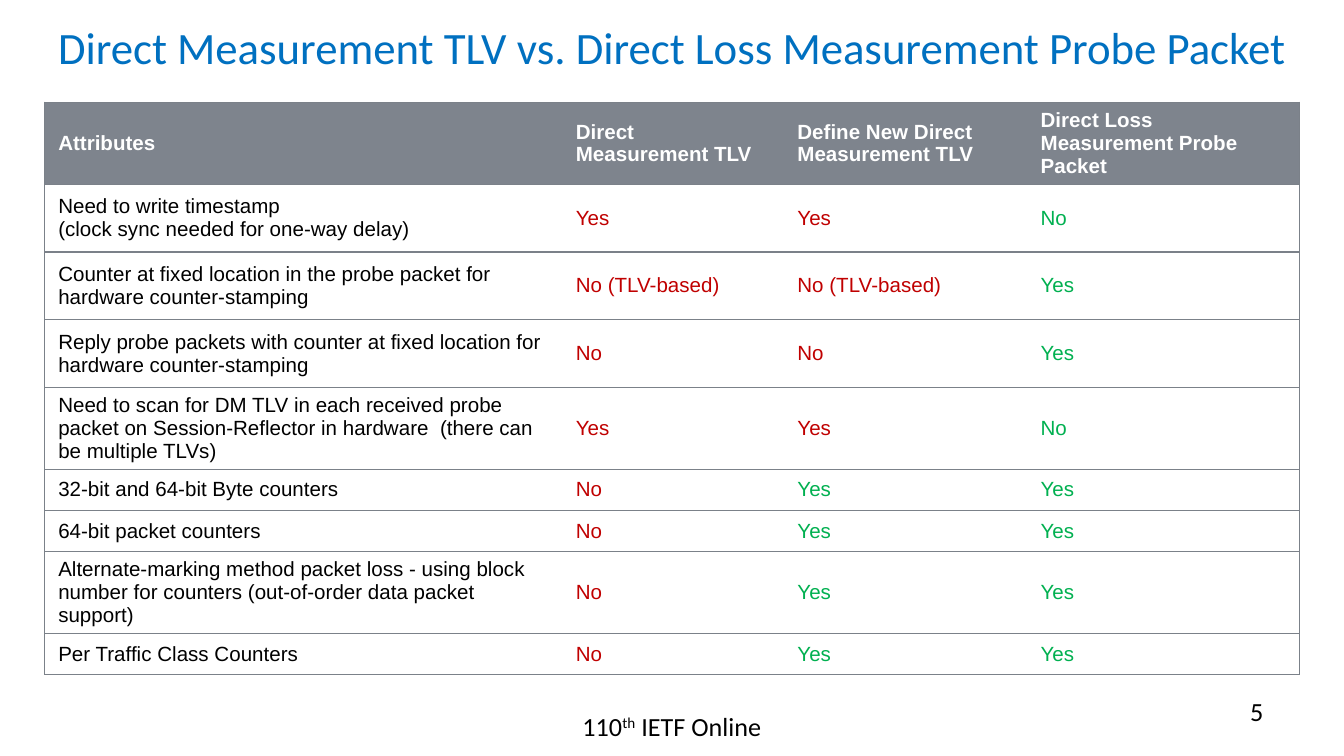
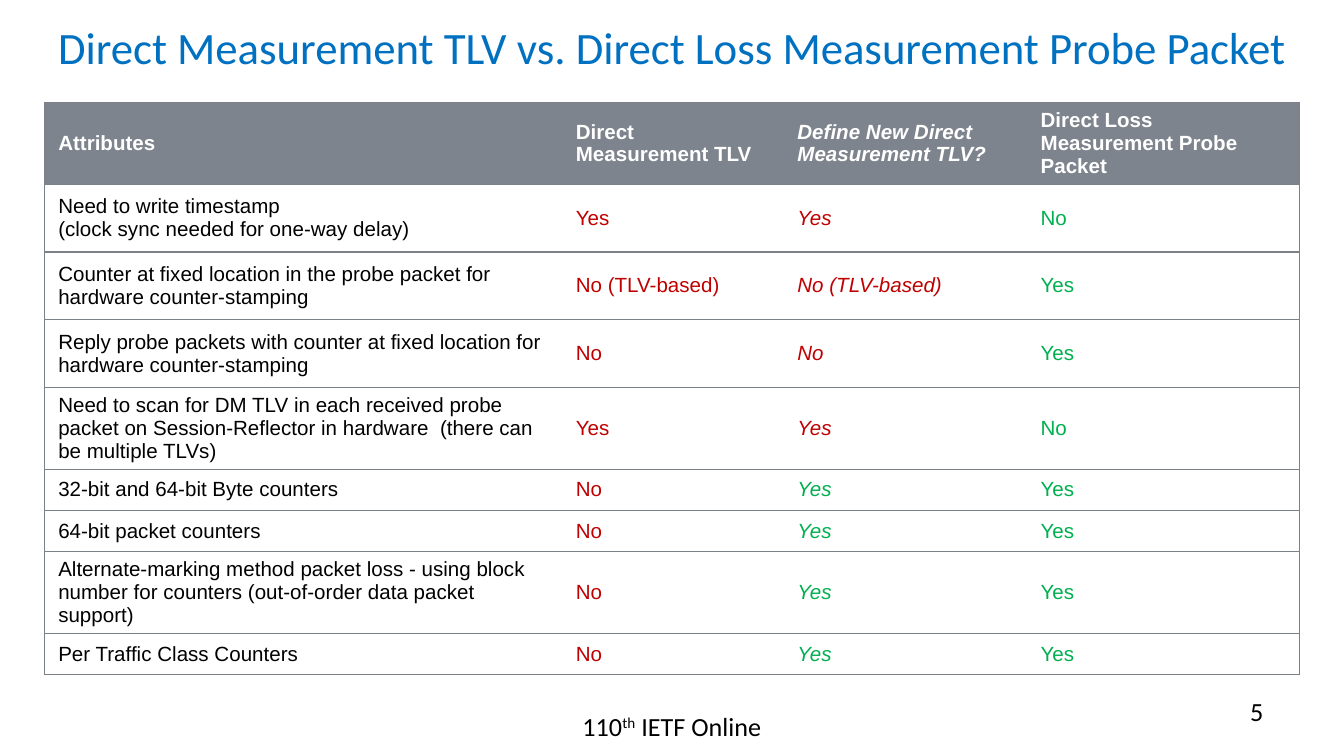
Before and after one commit to rakgandhi/ietf-slides, a slide deck: slide 5 of draft-gandhi-ippm-simple-direct-loss-00.pptx. Drawn at 1344x756 pixels with LibreOffice and Linux fonts; fonts in the diff are those of the drawing. Boxes give left, top, right and bottom in pixels: in the first picture for what was removed or moved away, otherwise in the second. Text is boxed around its words. In the diff, an @@ line names an element or a change of style, - is before the commit and + after.

```diff
--- a/draft-gandhi-ippm-simple-direct-loss-00.pptx
+++ b/draft-gandhi-ippm-simple-direct-loss-00.pptx
@@ table at (x1=44, y1=102, x2=1298, y2=666) @@
-row 1, column 3: Define New Direct Measurement TLV
+row 1, column 3: Define New Direct Measurement TLV?
@@ italic on in "Yes", "No (TLV-based)", "No", "Yes" and 4 more places @@
```
Also in this commit, not shown: 1 other slide changed, 1 other file.
